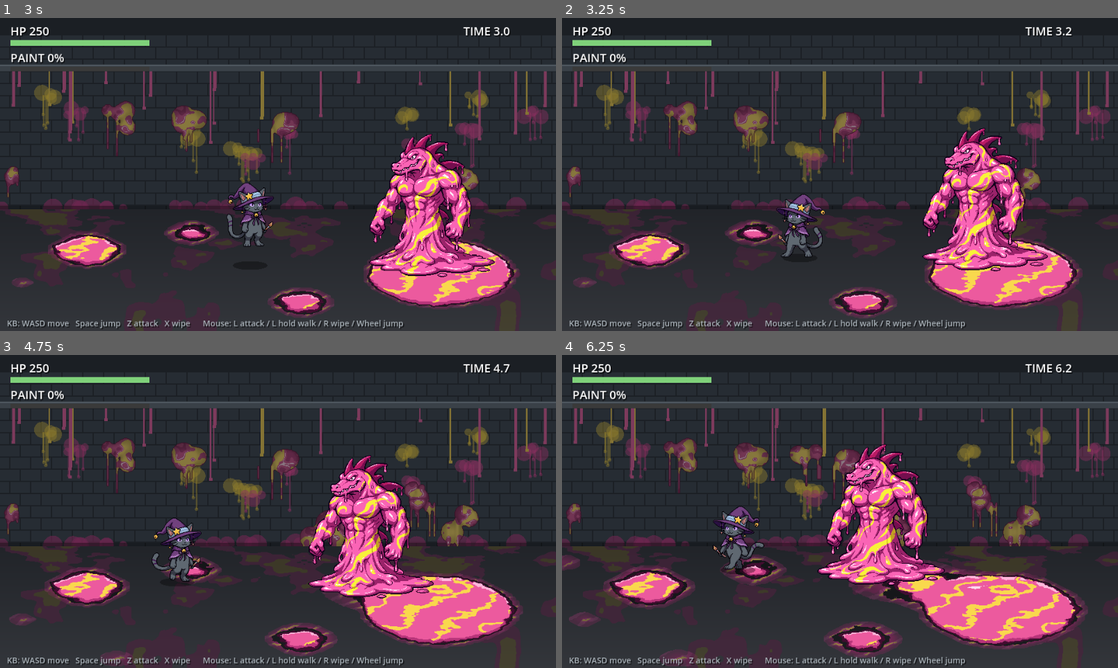
Above: before the commit, frames 1-4 (two rows, left to right).
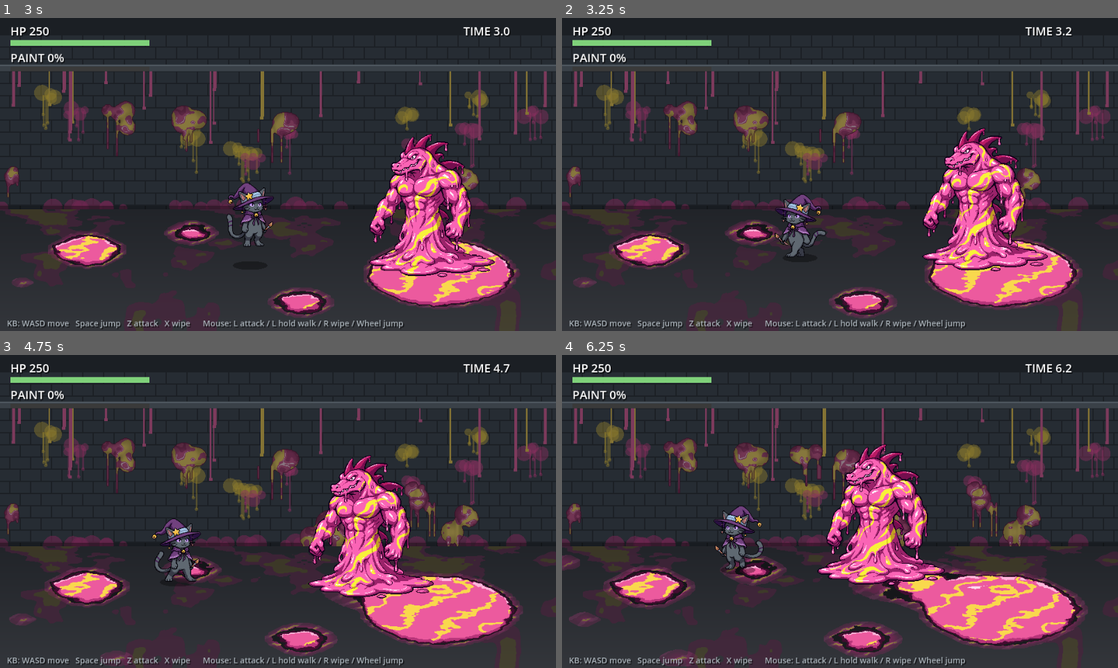
Above: after the commit, the same moments.

Repository: Dekaimo/sewer_proto
Game: Godot game, scene res://main.tscn
The game is run twice, just before and just after one commit, with the same random seed, the same clock (stepped at 60 frames per second) and the same inputs.
Inputs (mouse positions are in pixels of both pictures, inside the frame that each line leads up to):
- Up to frame 1 (3 s): move the mouse to (400, 158) at 0.52 s; hold Right (right) 0.53-1.25 s; hold X (clean) 0.53-1.25 s; click (400, 158) at 0.67 s; tap Space (jump) at 0.77, 0.8, 1.07, 2.3 s; drag from (166, 190) to (250, 237) at 1.27 s; move the mouse to (333, 105) at 2.02 s; hold Right (right) 2.03-2.75 s; tap Z (attack) at 2.1 s; drag from (250, 237) to (111, 127) at 2.77 s
- Up to frame 2 (3.25 s): no input
- Up to frame 3 (4.75 s): move the mouse to (444, 558) at 3.52 s; hold Left (left) 3.53-4.25 s; tap J at 3.6 s; tap Space (jump) at 3.77, 3.8, 4.07 s; drag from (111, 464) to (194, 433) at 4.27 s
- Up to frame 4 (6.25 s): move the mouse to (867, 511) at 5.02 s; hold Down (down) 5.03-5.75 s; hold X (clean) 5.03-5.75 s; click (867, 511) at 5.17 s; tap Space (jump) at 5.3 s; drag from (756, 433) to (728, 527) at 5.77 s

Frame 1 is identical in both runs. In frame 2, 0.7% of the frame differs, in the area x 38-48%, y 56-77%; in frame 3, 0.6%; in frame 4, 0.6%.

Commit message:
Fatigue stages (HP) with paint weight; Doberman skeleton (hidden until art)
Co-Authored-By: Claude Opus 5.5 <noreply@anthropic.com>
Claude-Session: https://claude.ai/code/session_016eaBthCvKzWp812yLXmusx

Diff:
--- /dev/null
+++ b/doberman.gd
@@ -0,0 +1,218 @@
+extends Node2D
+## ペンキドーベルマン（ピンクのマーブル、幅広マッチョ、いたずら好き）
+## 素材（assets/dobe_idle.png）がそろうまではゲームに出さない。
+## DEBUG_SHOW を true にすると、仮の絵（ワニの待機を色替え）で動きだけ確認できる。
+##
+## いまの動き：
+##   enter    水たまりから形成
+##   prowl    主人公のまわりをうろつく。フェイント（飛びかかるフリ→寸止めしてニヤつく）
+##   sandwich 主人公がワニに磔にされていると駆け寄り、正面から抱きついて胸をこすりつける（挟み撃ち）
+##   pushed   押し返されたフリ：大げさによろけて離れる…が、すぐニヤニヤ戻ってきてさらに強く押しつける
+##   recover  本当に押し返された：しばらく離れて様子をうかがう
+## あとで：サメの腹の中の3対1（下から抱きつく）、地面での挟み撃ち、サメのゆっくり丸呑み、棺桶
+
+const DEBUG_SHOW := false
+const FEET_Y := 236
+
+var main
+var sprite: Sprite2D
+var state := "enter"
+var t := 0.0
+var facing := -1
+var vel_x := 0.0
+var stun := 0.0
+var feint_t := 3.0
+var fake_left := 0          # あと何回「押されたフリ」をするか
+var rub_t := 0.0
+var push_off := 0.0         # 押し返されて離れている距離（見た目）
+var frames := {}            # "idle" / "walk" / "rub" / "reel" … 素材があれば
+
+
+static func has_art() -> bool:
+	return ResourceLoader.exists("res://assets/dobe_idle.png")
+
+
+func _ready() -> void:
+	sprite = Sprite2D.new()
+	sprite.centered = false
+	sprite.offset = Vector2(-128, -FEET_Y)
+	add_child(sprite)
+	for k in ["idle", "walk", "rub", "reel", "emerge", "feint"]:
+		var arr: Array[Texture2D] = []
+		var i := 0
+		while ResourceLoader.exists("res://assets/dobe_%s_%d.png" % [k, i]):
+			arr.append(load("res://assets/dobe_%s_%d.png" % [k, i]))
+			i += 1
+		if arr.size() > 0:
+			frames[k] = arr
+	if has_art():
+		sprite.texture = load("res://assets/dobe_idle.png")
+	else:
+		# 仮の絵：ワニの待機を少し暗く（デバッグ用）
+		sprite.texture = load("res://assets/wani_idle.png")
+		sprite.modulate = Color(0.75, 0.6, 0.9)
+	t = 0.0
+
+
+func active() -> bool:
+	return state == "prowl" or state == "recover"
+
+
+func _frame(k: String, i: int) -> void:
+	if frames.has(k):
+		var arr: Array = frames[k]
+		sprite.texture = arr[posmod(i, arr.size())]
+
+
+func _process(delta: float) -> void:
+	t += delta
+	z_index = int(position.y)
+	sprite.flip_h = facing > 0
+	var p = main.player
+	if main.game_over and state != "sandwich":
+		return
+	stun -= delta
+	match state:
+		"enter":
+			_frame("emerge", int(t * 10.0))
+			if t > 1.2:
+				state = "prowl"
+				t = 0.0
+		"prowl":
+			_update_prowl(delta, p)
+		"sandwich":
+			_update_sandwich(delta, p)
+		"pushed":
+			_update_pushed(delta, p)
+		"recover":
+			vel_x = move_toward(vel_x, 0.0, 300.0 * delta)
+			position.x += vel_x * delta
+			_frame("idle", int(t * 6.0))
+			if t > 2.5:
+				state = "prowl"
+				t = 0.0
+	position.x = clampf(position.x, main.ARENA_L, main.ARENA_R)
+	position.y = clampf(position.y, main.DEPTH_MIN, main.DEPTH_MAX)
+
+
+func _update_prowl(delta: float, p) -> void:
+	# 磔にされていたら、挟みに行く
+	if p.state == "crucified" and p.crucifier != null and is_instance_valid(p.crucifier) and p.crucifier.state == "crucify":
+		var tx: float = p.position.x - facing * 0.0
+		facing = 1 if tx > position.x else -1
+		var dx: float = tx + (-facing) * 34.0 - position.x
+		position.x += clampf(dx, -260.0 * delta, 260.0 * delta)
+		position.y = move_toward(position.y, p.position.y + 6.0, 120.0 * delta)
+		_frame("walk", int(t * 10.0))
+		if absf(dx) < 6.0:
+			_start_sandwich(p)
+		return
+	# うろうろ：近づきすぎず、ときどきフェイント
+	var dxp: float = p.position.x - position.x
+	facing = 1 if dxp > 0 else -1
+	var want := 140.0
+	var mv: float = clampf((absf(dxp) - want) * 2.0, -110.0, 110.0) * signf(dxp)
+	position.x += mv * delta
+	position.y = move_toward(position.y, p.position.y, 50.0 * delta)
+	_frame("walk" if absf(mv) > 10.0 else "idle", int(t * 8.0))
+	feint_t -= delta
+	if feint_t <= 0.0 and absf(dxp) < 220.0:
+		# 飛びかかるフリ → 寸止め。主人公がジャンプや攻撃で反応したら、そのスキを他の敵が突く…はず
+		feint_t = randf_range(3.0, 6.0)
+		vel_x = facing * 260.0
+		_frame("feint", 0)
+		main.sfx.play("assist", -6.0, 0.2)
+	if vel_x != 0.0:
+		position.x += vel_x * delta
+		vel_x = move_toward(vel_x, 0.0, 700.0 * delta)
+
+
+# ---------- 磔の挟み撃ち ----------
+func _start_sandwich(p) -> void:
+	state = "sandwich"
+	t = 0.0
+	rub_t = 0.0
+	push_off = 0.0
+	fake_left = randi_range(1, 3)
+	p.sandwicher = self
+	p.push = 0.0
+	main.sfx.play("grab")
+	main.zoom_moment(p.position + Vector2(0, -150), 1.0)
+	for i in 4:
+		p.add_dirt(p.random_body_point(), 3)
+
+
+func _update_sandwich(delta: float, p) -> void:
+	if p.sandwicher != self or (p.state != "crucified" and p.state != "defeated"):
+		_leave(false)
+		return
+	# 胸をこすりつける：ぐりぐりと上下に。こするたびにペンキが主人公にのる
+	rub_t += delta * (2.4 if not main.game_over else 1.6)
+	var r := sin(rub_t * TAU * 0.5)
+	push_off = move_toward(push_off, 0.0, 90.0 * delta)
+	sprite.position = Vector2(-facing * push_off, -40.0 - 70.0 + r * 8.0).round()   # 磔の高さまで伸び上がって抱きつく
+	_frame("rub", int(rub_t * 4.0))
+	if absf(r) > 0.97 and fmod(rub_t, 1.0) < delta * 2.4:
+		main.sfx.play_any(["grab_loop", "gurgle"], -3.0, 0.2)
+		for i in 2:
+			p.add_dirt(p.random_body_point(), 2)
+		p.damage(1.0)
+		main.add_goop(p.position + Vector2(randf_range(-30, 30), 0), 50.0, 0.2)
+
+
+## 主人公が押し返しゲージを満タンにした
+func on_pushed(p) -> void:
+	if fake_left > 0:
+		# 押されたフリ：「うわー」とよろけて離れる…
+		fake_left -= 1
+		state = "pushed"
+		t = 0.0
+		main.sfx.play("hit", -4.0)
+		return
+	_leave(true)
+
+
+func _update_pushed(delta: float, p) -> void:
+	if p.sandwicher != self or (p.state != "crucified" and p.state != "defeated"):
+		_leave(false)
+		return
+	# 0〜0.5秒：大げさによろけて離れる → 0.5〜1.1秒：振り向いてニヤッ → 戻ってきて前より強く押しつける
+	if t < 0.5:
+		push_off = lerpf(push_off, 70.0, 1.0 - exp(-delta * 10.0))
+		_frame("reel", int(t * 10.0))
+	elif t < 1.1:
+		_frame("idle", 0)
+	else:
+		push_off = move_toward(push_off, 0.0, 400.0 * delta)
+		if push_off <= 0.0:
+			state = "sandwich"
+			t = 0.0
+			p.push = 0.0
+			main.sfx.play("grab", 0.0)
+			for i in 5:
+				p.add_dirt(p.random_body_point(), 3)
+			p.damage(3.0)
+	sprite.position = Vector2(-facing * push_off, -110.0).round()
+
+
+func _leave(real: bool) -> void:
+	var p = main.player
+	if p.sandwicher == self:
+		p.sandwicher = null
+	sprite.position = Vector2.ZERO
+	state = "recover"
+	t = 0.0
+	vel_x = -facing * (260.0 if real else 120.0)
+	if real:
+		main.sfx.play("escape", -4.0)
+
+
+func on_hit(dir: int) -> void:
+	if not active():
+		return
+	stun = 0.4
+	vel_x = dir * 200.0
+
+
+func on_escaped() -> void:
+	_leave(true)
--- a/hud.gd
+++ b/hud.gd
@@ -44,9 +44,15 @@
 
 	if p.state == "crucified":
 		var pos3: Vector2 = Vector2(clampf(p.position.x - 60.0, 10.0, 820.0), 120.0)
-		_txt(pos3 + Vector2(-10, -12), "PUT ON DISPLAY!  <- ->", Color("f9d84d"))
-		draw_rect(Rect2(pos3.x, pos3.y, 120, 8), Color("3a3a3a"))
-		draw_rect(Rect2(pos3.x, pos3.y, 120 * p.struggle, 8), Color("bfefff"))
+		if p.sandwicher != null and is_instance_valid(p.sandwicher):
+			# ドーベルマンに挟まれている：まず押し返す
+			_txt(pos3 + Vector2(-10, -12), "SANDWICHED! SHOVE  <- ->", Color("ff8fc8"))
+			draw_rect(Rect2(pos3.x, pos3.y, 120, 8), Color("3a3a3a"))
+			draw_rect(Rect2(pos3.x, pos3.y, 120 * clampf(p.push, 0.0, 1.0), 8), Color("ff8fc8"))
+		else:
+			_txt(pos3 + Vector2(-10, -12), "PUT ON DISPLAY!  <- ->", Color("f9d84d"))
+			draw_rect(Rect2(pos3.x, pos3.y, 120, 8), Color("3a3a3a"))
+			draw_rect(Rect2(pos3.x, pos3.y, 120 * p.struggle, 8), Color("bfefff"))
 
 	if p.state == "grabbed":
 		var pos: Vector2 = p.position + Vector2(-50, -150)
--- a/main.gd
+++ b/main.gd
@@ -6,6 +6,7 @@
 const HudScript = preload("res://hud.gd")
 const SfxScript = preload("res://sfx.gd")
 const SharkScript = preload("res://shark.gd")
+const DobeScript = preload("res://doberman.gd")
 const BellyScript = preload("res://belly_view.gd")
 const FinisherScript = preload("res://finisher.gd")
 const TouchScript = preload("res://touch_ui.gd")
@@ -29,6 +30,8 @@
 var cam: Camera2D
 var zoom_t := 0.0
 var zoom_focus := Vector2.ZERO
+var dobes: Array = []
+var dobe_spawn_t := 18.0   # ペンキドーベルマン（素材ができるまでは出さない）
 var shark_spawn_t := 9.0   # ペンキサメが現れるまで
 # 床のドロドロ（マリオサンシャインの「らくがき」風）。床全体をマス目に分けた厚み 0〜1
 const GOOP_CX := 6.0   # 1マスの横幅
@@ -116,6 +119,14 @@
 			get_tree().reload_current_scene()
 		return
 	survive_time += delta
+	if dobe_spawn_t > 0.0 and (DobeScript.has_art() or DobeScript.DEBUG_SHOW):
+		dobe_spawn_t -= delta
+		if dobe_spawn_t <= 0.0:
+			var d = DobeScript.new()
+			d.main = self
+			d.position = Vector2(ARENA_L + 40.0 if player.position.x > VIEW_W * 0.5 else ARENA_R - 40.0, FLOOR_Y)
+			add_child(d)
+			dobes.append(d)
 	if shark_spawn_t > 0.0:
 		shark_spawn_t -= delta
 		if shark_spawn_t <= 0.0:
--- a/player.gd
+++ b/player.gd
@@ -37,6 +37,8 @@
 var state := "normal"   # normal / slipped / grabbed / swallowed / defeated
 var swallower = null     # 呑み込んでいるサメ
 var crucifier = null     # 磔にしているワニ
+var sandwicher = null    # 磔の正面から抱きついているドーベルマン
+var push := 0.0          # ドーベルマンを押し返すゲージ
 var swallow_combo := false   # ワニごと呑まれた（地中で2対1）
 var slip_t := 0.0
 var hidden_in_hug := false   # 抱きつきの1枚絵に描かれている間は自分を表示しない       # 転んでいる残り時間
@@ -58,6 +60,13 @@
 var hitstun := 0.0
 var cleaning := false
 var hp := HP_MAX
+# 疲労：HPで段階（0=元気 1=へばり 2=ふらふら）、汚れの量で重さ（遅さ）を上乗せ
+var tired_anims := {}        # "idle1" / "walk1" / "idle2" / "walk2" / "stumble" / "getup" / "land" → コマ配列（素材があれば）
+var land_t := 0.0            # 着地でひざが沈んでいる残り時間
+var stumble_t := 0.0         # つまずいている残り時間
+var wobble := 0.0
+var sweat: Array = []
+var collapse_again := false  # 起き上がりかけてまた崩れる
 var bob := 0.0
 
 # マウス操作
@@ -81,6 +90,14 @@
 
 	sprite = Sprite2D.new()
 	sprite.texture = FRAMES[0]
+	for k in ["idle1", "walk1", "idle2", "walk2", "stumble", "getup", "land"]:
+		var arr: Array[Texture2D] = []
+		var i := 0
+		while ResourceLoader.exists("res://assets/cat_%s_%d.png" % [k, i]):
+			arr.append(load("res://assets/cat_%s_%d.png" % [k, i]))
+			i += 1
+		if arr.size() > 0:
+			tired_anims[k] = arr
 	sprite.centered = false
 	sprite.offset = Vector2(-W / 2, -FEET_Y - 1)
 	var mat := ShaderMaterial.new()
@@ -94,6 +111,20 @@
 # mask_img の赤 = ペンキの厚み（0〜1）。dirty は汚れている画素の集合。
 var dirty := {}
 var drip_flow_t := 0.0
+
+
+func fatigue() -> int:
+	var r := hp / HP_MAX
+	if r > 0.6:
+		return 0
+	return 1 if r > 0.3 else 2
+
+
+func _tired(k: String, idx: int, fallback: Texture2D) -> Texture2D:
+	if tired_anims.has(k):
+		var arr: Array = tired_anims[k]
+		return arr[posmod(idx, arr.size())]
+	return fallback
 
 
 func contamination() -> float:
@@ -326,15 +357,46 @@
 		f = 3
 	sprite.texture = FRAMES[f]
 	sprite.position = Vector2(0.0, -z)
-	if state == "normal" and on_floor and vel.length() > 8.0 and f == 0:
-		# 歩きアニメ（速さに合わせてコマ送り）
-		bob += delta * vel.length() / 14.0
-		sprite.texture = WALK[int(bob) % 4]
+	sprite.scale = Vector2.ONE
+	var ft := fatigue()
+	if state == "normal":
+		sprite.rotation = 0.0
+	if state == "normal" and stumble_t > 0.0:
+		# つまずき：前につんのめって、ひざをつく
+		var k := 1.0 - stumble_t / 0.9
+		sprite.texture = _tired("stumble", int(k * 8.0), FRAMES[0])
+		if not tired_anims.has("stumble"):
+			sprite.rotation = facing * 0.35 * sin(k * PI)
+			sprite.position.y += 10.0 * sin(k * PI)
+	elif state == "normal" and on_floor and land_t > 0.0 and f == 0:
+		# 着地：ひざがガクッと沈む（疲れているほど深く長く）
+		sprite.texture = _tired("land", int((1.0 - land_t / 0.45) * 4.0), _tired("idle%d" % ft, 0, IDLE_ANIM[0]) if ft > 0 else IDLE_ANIM[0])
+		if not tired_anims.has("land"):
+			var sq := land_t / (0.2 + 0.12 * ft)
+			sprite.scale = Vector2(1.0 + 0.12 * sq, 1.0 - 0.16 * sq)
+	elif state == "normal" and on_floor and vel.length() > 8.0 and f == 0:
+		# 歩きアニメ（速さに合わせてコマ送り）。疲れていると足を引きずり、ふらふらは左右によろける
+		bob += delta * vel.length() / (14.0 if ft == 0 else 11.0)
+		sprite.texture = WALK[int(bob) % 4] if ft == 0 else _tired("walk%d" % ft, int(bob), WALK[int(bob) % 4])
+		if ft > 0:
+			sprite.rotation = sin(bob * 0.8) * (0.05 if ft == 1 else 0.11) * (0.0 if tired_anims.has("walk%d" % ft) else 1.0)
+			sprite.position.y += absf(sin(bob * 1.57)) * (1.0 if ft == 1 else 2.0)
 	elif state == "normal" and f == 0:
-		# 待機の呼吸
-		sprite.texture = IDLE_ANIM[int(Time.get_ticks_msec() / 220) % 4]
+		# 待機の呼吸（疲れているほど肩で大きく、速く息をする）
+		var ms: int = [220, 160, 120][ft]
+		var fi := int(Time.get_ticks_msec() / ms)
+		sprite.texture = IDLE_ANIM[fi % 4] if ft == 0 else _tired("idle%d" % ft, fi, IDLE_ANIM[fi % 4])
+		if ft > 0 and not tired_anims.has("idle%d" % ft):
+			var br := sin(Time.get_ticks_msec() / 1000.0 * (7.0 if ft == 1 else 10.0))
+			sprite.scale = Vector2(1.0 - 0.02 * br * ft, 1.0 + 0.03 * br * ft)
+			sprite.rotation = facing * 0.06 * ft
 	elif state == "slipped":
 		sprite.position = Vector2(facing * 55.0, -32.0)   # 横倒しで床に寝そべる（足元を中心に）
+		if tired_anims.has("getup") and slip_t < 0.5:
+			# 起き上がり（素材があれば）
+			sprite.rotation = 0.0
+			sprite.position = Vector2(0.0, 0.0)
+			sprite.texture = _tired("getup", int((1.0 - slip_t / 0.5) * 8.0), FRAMES[0])
 
 
 func _update_normal(delta: float) -> void:
@@ -361,7 +423,21 @@
 			remove_dirt(40)
 			main.sfx.play("wipe", -4.0, 0.3)
 
-	var speed := 140.0 * (1.0 - 0.55 * c)
+	var ft := fatigue()
+	land_t -= delta
+	if stumble_t > 0.0:
+		stumble_t -= delta
+		inp = Vector2.ZERO
+	if land_t > 0.0 and ft > 0:
+		inp *= 0.3
+	# ペンキの重さ（汚れ）× 疲れ
+	var speed: float = 140.0 * (1.0 - 0.55 * c) * [1.0, 0.8, 0.6][ft]
+	# ふらふら：歩いていると勝手に左右（奥行き）によろけ、ときどきつまずく
+	if ft == 2 and inp != Vector2.ZERO:
+		wobble += delta * 3.1
+		inp.y += sin(wobble) * 0.45
+		if stumble_t <= 0.0 and hitstun <= 0.0 and randf() < 0.13 * delta * (1.0 + c):
+			_stumble()
 	# 床のドロドロ：厚いほど遅く、ヌルヌル滑り、足元から汚れていく
 	var g: float = main.goop_at(position) if on_floor else 0.0
 	if g > 0.1:
@@ -389,7 +465,7 @@
 	var jump := Input.is_action_just_pressed("jump") or queued_jump
 	queued_jump = false
 	if on_floor and jump and not cleaning:
-		vz = 360.0 * (1.0 - 0.4 * c)
+		vz = 360.0 * (1.0 - 0.4 * c) * [1.0, 0.82, 0.62][ft]
 		on_floor = false
 
 	var mouse_attack := queued_attack
@@ -412,6 +488,12 @@
 			z = 0.0
 			vz = 0.0
 			on_floor = true
+			var ftl := fatigue()
+			land_t = [0.12, 0.3, 0.45][ftl]
+			# ふらふらだと着地でそのまま尻もちをつくことがある
+			if ftl == 2 and landing_speed > 200.0 and randf() < 0.35:
+				_slip()
+				return
 			# ドロドロの上に着地：跳ねて汚れる。勢いがあると足を取られて転ぶ
 			var lg: float = main.goop_at(position)
 			if lg > 0.2:
@@ -429,7 +511,7 @@
 	var x1 := x0 + 50.0
 	main.clean_floor(Vector2((x0 + x1) * 0.5, position.y), 80.0, 0.35)
 	main.sfx.play("mop", -2.0)
-	for e in main.enemies:
+	for e in main.enemies + main.dobes:
 		if not e.active():
 			continue
 		var ex: float = e.position.x
@@ -527,11 +609,21 @@
 		d = -1
 	elif Input.is_action_just_pressed("right"):
 		d = 1
+	var sandwiched: bool = sandwicher != null and is_instance_valid(sandwicher)
 	if d != 0 and d != last_dir:
-		struggle += 0.06
 		last_dir = d
+		if sandwiched:
+			# 挟まれている間は、まず正面のドーベルマンを押し返さないと抜けられない
+			push += 0.09
+		else:
+			struggle += 0.06
+	if sandwiched:
+		if push >= 1.0:
+			push = 0.0
+			sandwicher.on_pushed(self)
+		push = maxf(push - 0.25 * delta, 0.0)
 	drip_timer += delta
-	if drip_timer > 0.3:
+	if drip_timer > (0.18 if sandwiched else 0.3):
 		drip_timer = 0.0
 		# 上から垂れてくるので、上の方から汚れていく
 		var pt: Vector2i = random_body_point()
@@ -554,10 +646,19 @@
 			w.on_escaped()
 
 
+# ---------- つまずき（ふらふらのとき） ----------
+func _stumble() -> void:
+	stumble_t = 0.9
+	vel *= 0.3
+	main.sfx.play("step_paint")
+	add_dirt(Vector2i(randi_range(40, 88), randi_range(90, 118)), 1)
+
+
 # ---------- 転倒 ----------
 func _slip() -> void:
 	state = "slipped"
-	slip_t = 1.1
+	slip_t = [1.1, 1.5, 2.0][fatigue()]
+	collapse_again = fatigue() == 2 and randf() < 0.5
 	struggle = 0.0
 	last_dir = 0
 	vel.x *= 0.6
@@ -589,6 +690,13 @@
 	if floor_timer > 0.3:
 		floor_timer = 0.0
 		add_dirt(random_body_point(), 1)
+	if slip_t <= 0.0 and collapse_again:
+		# 立ち上がりかけて、またベシャッと崩れる
+		collapse_again = false
+		slip_t = 0.9
+		main.sfx.play("step_paint")
+		main.add_goop(position, 50.0, 0.15)
+		add_dirt(random_body_point(), 2)
 	if slip_t <= 0.0:
 		state = "normal"
 		sprite.rotation = 0.0
@@ -634,6 +742,23 @@
 		draw_set_transform(Vector2.ZERO, 0.0, Vector2(1.0, 0.25))
 		draw_circle(Vector2.ZERO, 30.0, Color(0, 0, 0, 0.35))
 		draw_set_transform(Vector2.ZERO, 0.0, Vector2.ONE)
+	# 汗と息切れ（疲れているときだけ）
+	if state == "normal" and not hidden_in_hug:
+		var ft := fatigue()
+		if ft > 0 and randf() < (0.04 if ft == 1 else 0.09):
+			sweat.append({"x": randf_range(-14.0, 14.0), "y": -100.0 - z + randf_range(0.0, 20.0), "vx": randf_range(-30.0, 30.0), "vy": -randf_range(30.0, 70.0), "life": 0.6})
+		var tt := Time.get_ticks_msec() / 1000.0
+		if ft > 0 and fmod(tt, 0.9 - 0.3 * ft) < 0.12:
+			# 口元からハァハァの息
+			draw_rect(Rect2(facing * 18.0 + facing * fmod(tt, 0.12) * 60.0, -78.0 - z, 3, 2), Color(1, 1, 1, 0.55))
+	var dt := get_process_delta_time()
+	for sw in sweat:
+		sw.vy += 260.0 * dt
+		sw.x += sw.vx * dt
+		sw.y += sw.vy * dt
+		sw.life -= dt
+		draw_rect(Rect2(roundf(sw.x), roundf(sw.y), 2, 3), Color("bfe8ff"))
+	sweat = sweat.filter(func(sw): return sw.life > 0.0)
 	if cleaning and state == "normal":
 		var t := Time.get_ticks_msec() / 120
 		for i in 3:
